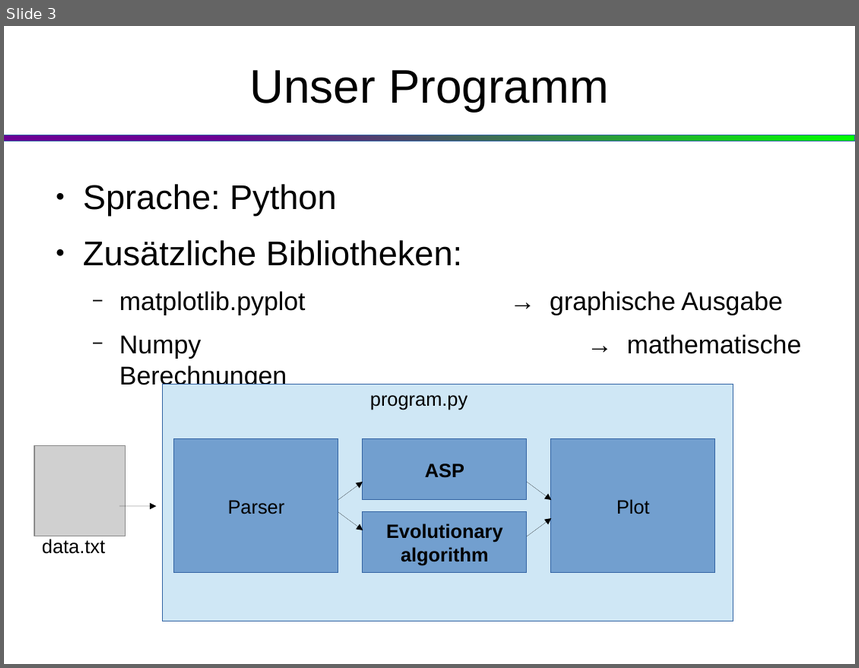
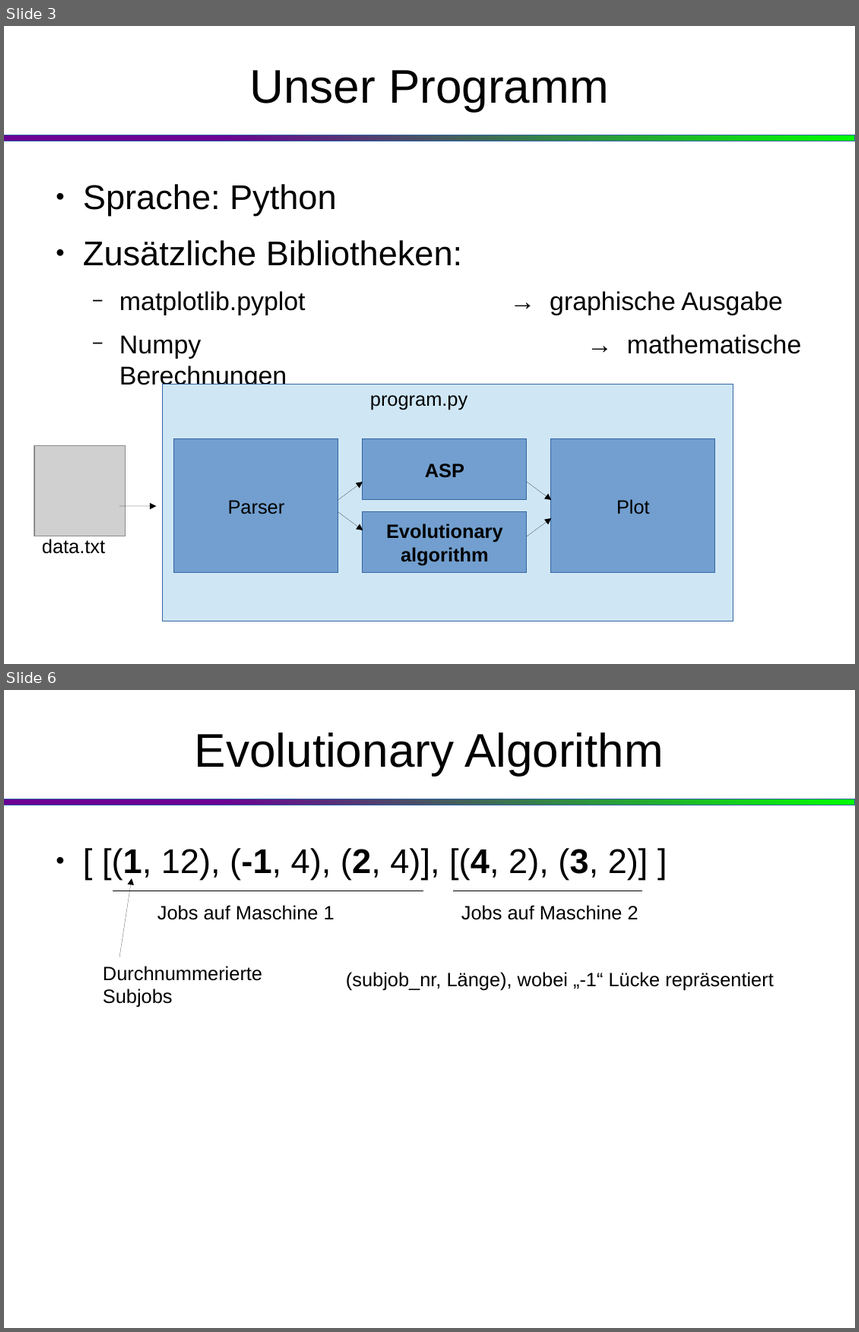
Before and after one commit to klaus94/ProbSolv_Search_AI_Project, a slide deck: paesentation.odp. Shown one above the other, each under a label of ours: slide 3 before the commit, slides 3 and 6 after it; the slides between them are not shown. The pictures are 859x668 and 859x1332 pixels, drawn with LibreOffice and Linux fonts; fonts in the diff are those of the drawing; grey boxes stand for pictures. Boxes give left, top, right and bottom in pixels: in the first picture for what was removed or moved away, otherwise in the second. Text is boxed around its words. In the diff, an @@ line names an element or a change of style, - is before the commit and + after.

```diff
--- a/paesentation.odp
+++ b/paesentation.odp
@@ slide 6 added at <box>4,690,855,1328</box>, background #FFFFFF; not listed: 1 template element that a slide beside it also shows @@
@@ title added at <box>195,733,664,775</box>, 44 pt, text #000000 @@
+Evolutionary Algorithm
@@ text added at <box>102,848,648,880</box>, 32 pt, text #000000 @@
+● [ [(1, 12), (-1, 4), (2, 4)], [(4, 2), (3, 2)] ]
@@ line added from (113, 891) to (424, 891), #000000 0 pt @@
@@ arrow added from (120, 958) to (132, 878), #000000 0 pt @@
@@ line added from (455, 891) to (643, 891), #000000 0 pt @@
@@ text added at <box>158,905,335,920</box>, 18 pt, text #000000 @@
+Jobs auf Maschine 1
@@ text added at <box>462,905,639,920</box>, 18 pt, text #000000 @@
+Jobs auf Maschine 2
@@ text added at <box>103,966,262,1008</box>, 18 pt, text #000000 @@
+Durchnummerierte Subjobs
@@ text added at <box>346,972,773,990</box>, 18 pt, text #000000 @@
+(subjob_nr, Länge), wobei „-1“ Lücke repräsentiert
```
Also in this commit, not shown: 1 slide changed, 2 other slides added, 1 other file.
